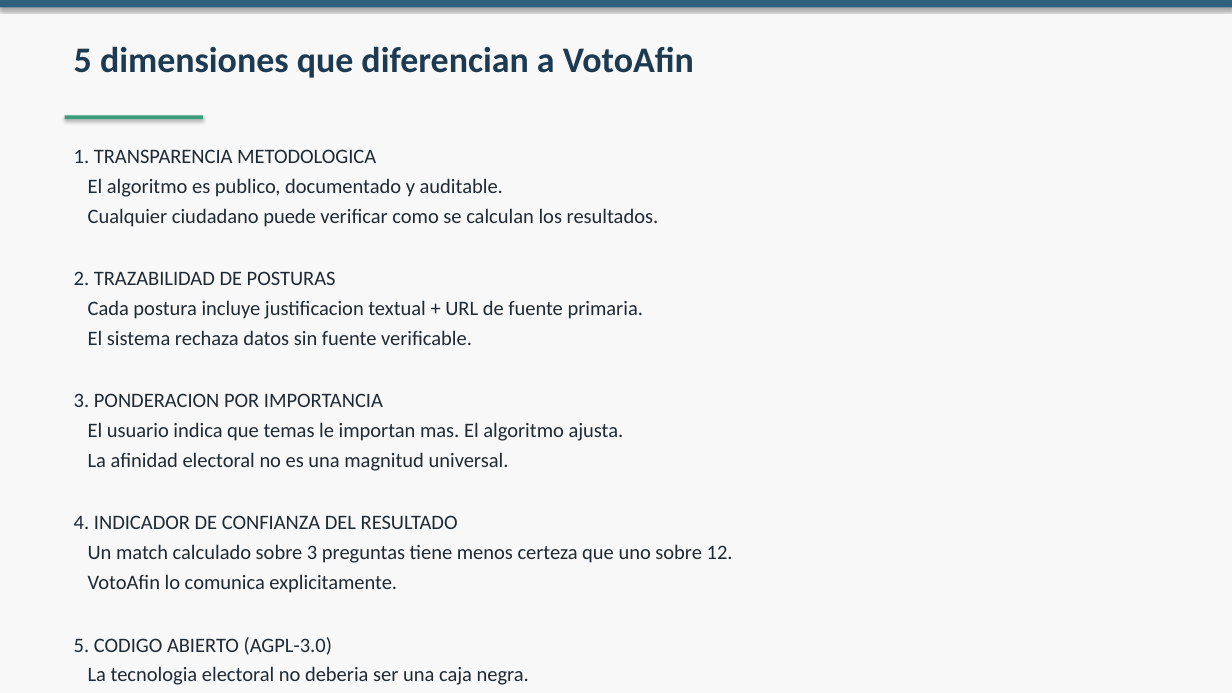
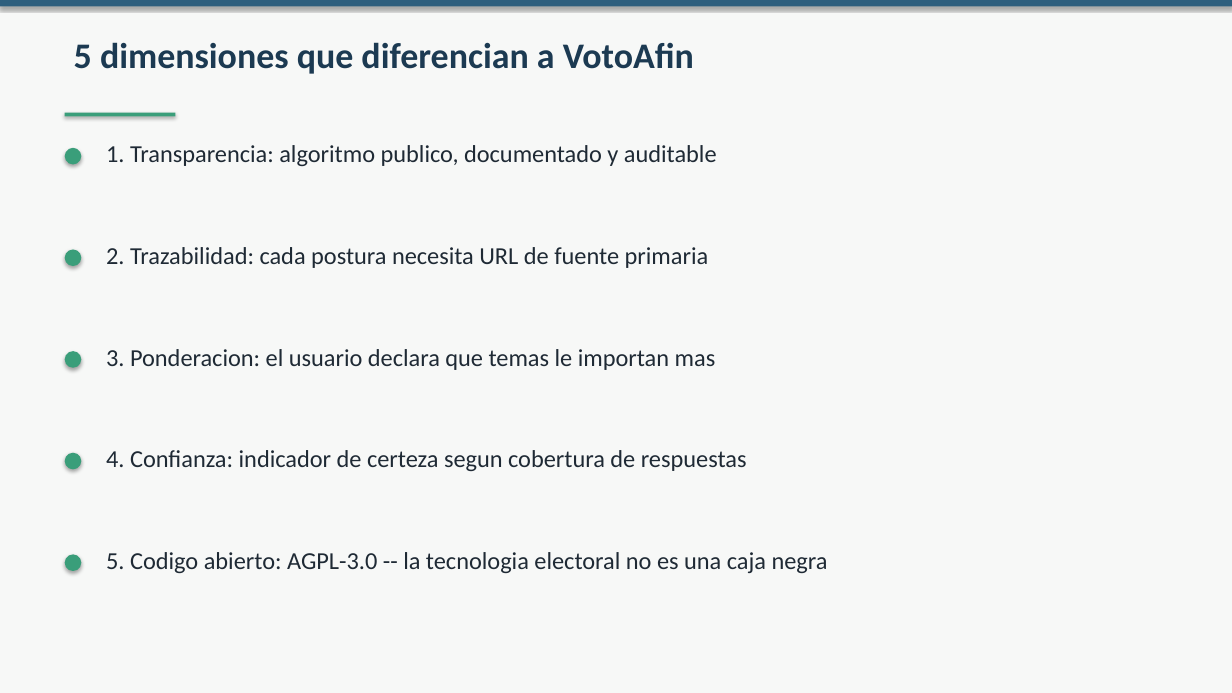
Before and after one commit to whatebria/tinder-decisivo, a slide deck: slide 5 of presentaciones/03_Solucion_Diseno_y_Producto.pptx. Drawn at 1232x693 pixels with LibreOffice and Linux fonts; fonts in the diff are those of the drawing. Boxes give left, top, right and bottom in pixels: in the first picture for what was removed or moved away, otherwise in the second. Text is boxed around its words. In the diff, an @@ line names an element or a change of style, - is before the commit and + after.

```diff
--- a/presentaciones/03_Solucion_Diseno_y_Producto.pptx
+++ b/presentaciones/03_Solucion_Diseno_y_Producto.pptx
@@ text "5 dimensiones que diferencian a ..." moved from (x1=74, y1=46, x2=694, y2=78) to (x1=74, y1=42, x2=694, y2=74) @@
@@ rectangle resized from (x1=65, y1=116, x2=203, y2=119) to (x1=65, y1=113, x2=176, y2=116) @@
@@ ellipse added at (x1=65, y1=148, x2=81, y2=165), fill #3A9E7A @@
@@ text removed at (x1=74, y1=149, x2=733, y2=655) @@
-1. TRANSPARENCIA METODOLOGICA
-El algoritmo es publico, documentado y auditable.
-Cualquier ciudadano puede verificar como se calculan los resultados.
-2. TRAZABILIDAD DE POSTURAS
-Cada postura incluye justificacion textual + URL de fuente primaria.
-El sistema rechaza datos sin fuente verificable.
-3. PONDERACION POR IMPORTANCIA
-El usuario indica que temas le importan mas. El algoritmo ajusta.
-La afinidad electoral no es una magnitud universal.
-4. INDICADOR DE CONFIANZA DEL RESULTADO
-Un match calculado sobre 3 preguntas tiene menos certeza que uno sobre 12.
-VotoAfin lo comunica explicitamente.
-5. CODIGO ABIERTO (AGPL-3.0)
-La tecnologia electoral no deberia ser una caja negra.
@@ text added at (x1=106, y1=145, x2=717, y2=166), 19 pt, text #1F2A35 @@
+1. Transparencia: algoritmo publico, documentado y auditable
@@ ellipse added at (x1=65, y1=250, x2=81, y2=266), fill #3A9E7A @@
@@ text added at (x1=106, y1=247, x2=709, y2=268), 19 pt, text #1F2A35 @@
+2. Trazabilidad: cada postura necesita URL de fuente primaria
@@ ellipse added at (x1=65, y1=351, x2=81, y2=368), fill #3A9E7A @@
@@ text added at (x1=106, y1=349, x2=716, y2=370), 19 pt, text #1F2A35 @@
+3. Ponderacion: el usuario declara que temas le importan mas
@@ ellipse added at (x1=65, y1=453, x2=81, y2=470), fill #3A9E7A @@
@@ text added at (x1=106, y1=450, x2=747, y2=471), 19 pt, text #1F2A35 @@
+4. Confianza: indicador de certeza segun cobertura de respuestas
@@ ellipse added at (x1=65, y1=555, x2=81, y2=571), fill #3A9E7A @@
@@ text added at (x1=106, y1=552, x2=828, y2=573), 19 pt, text #1F2A35 @@
+5. Codigo abierto: AGPL-3.0 -- la tecnologia electoral no es una caja negra
```
Also in this commit, not shown: 8 other slides changed, 10 slides added, 9 slides removed, 10 other files.
